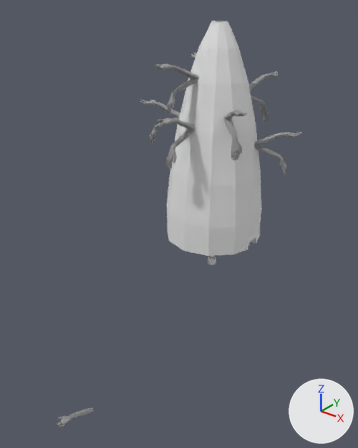
A saved change to the Blender file Assets/Models/Environement/Furnace 3.blend.
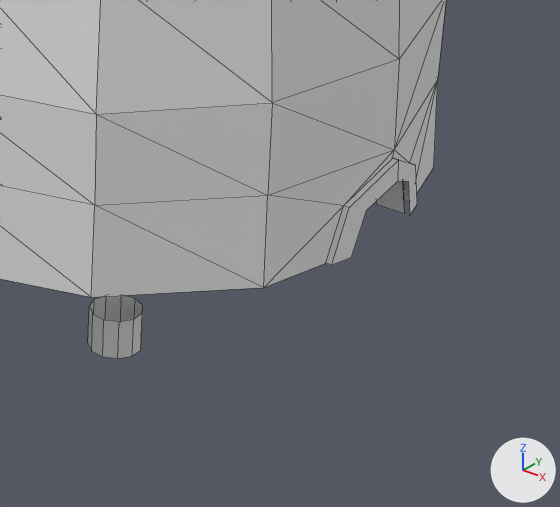
Old and new are each drawn whole from a camera (50 mm lens) standing at (40.7, -59.4, 36.4) and looking at (1.8, -10.8, 6.3) and again close up on the part from 54% to 78% of the width and 47% to 64% of the height. Arrows for +X, +Y and +Z are at lower right; the lights stay in place. The older version's two pictures come first. The close-ups show mesh edges as thin lines.

The older version as bpy lines, for what is in view:
```python
me_circle_001 = bpy.data.meshes.new('Circle.001')
me_circle_001.from_pydata(...)  # 160 vertices, 292 faces; spans x -1.0..1.0, y -1.0..1.0, z -0.01..4.25
me_circle_001.materials.append(mat_stone_small)  # its picture is missing
me_circle_006 = bpy.data.meshes.new('Circle.006')
me_circle_006.from_pydata(...)  # 69 vertices, 88 faces; spans x -0.96..0.82, y -0.94..0.9, z -0.13..1.48
me_circle_006.materials.append(mat_coal)  # picture img_coal_png
me_circle_012 = bpy.data.meshes.new('Circle.012')
me_circle_012.from_pydata(...)  # 22 vertices, 11 faces; spans x -0.68..0.652, y -0.673..0.673, z 0.0..1.062
me_circle_012.materials.append(mat_stone_small)  # its picture is missing
ob_circle_001 = bpy.data.objects.new('Circle.001', me_circle_001)
ob_circle_001.location = (0.16, 0.02, 0.01)
ob_circle_001.scale = (7.49, 7.49, 7.49)
ob_circle_006 = bpy.data.objects.new('Circle.006', me_circle_006)
ob_circle_006.location = (0.16, 0.02, 0.01)
ob_circle_006.scale = (7.49, 7.49, 7.49)
ob_ray = bpy.data.objects.new('Ray', me_circle_012)
ob_ray.location = (0.16, 0.02, -5.54)
# also in view: 'Circle.005' at (7.4, 0.0, 1.1)
```
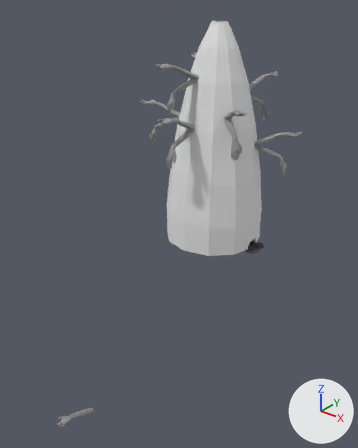
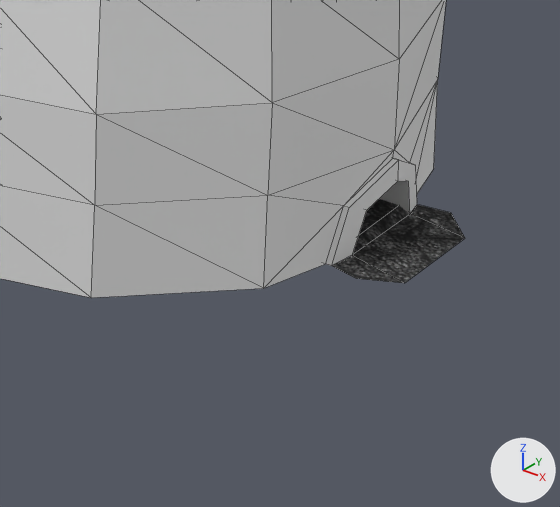
The change, as a list of edits to the scene's bpy script:
```text
Change me_circle_006:
    used by ob_circle_006; location = (0.16, 0.02, 0.01); scale = (7.49, 7.49, 7.49)
    remove me_circle_006.from_pydata(...)  # 69 vertices, 88 faces; spans x -0.96..0.82, y -0.94..0.9, z -0.13..1.48
    add me_circle_006.from_pydata(...)  # 79 vertices, 95 faces; spans x -0.96..1.18, y -0.94..0.9, z 0.0..1.48
    me_circle_006 part 1
    1 vertex is removed from x 0.81, y 0.48, z -0.12
    1 face is deleted
    2 vertices move from x 0.35..0.57, y 0.23..0.36, z -0.13 to x 0.35..0.57, y 0.23..0.36, z 0.0..0.03
    11 vertices are added at x 0.81..1.18, y -0.27..0.48, z 0.0..0.04
    8 new faces join them
Change ob_ray:
    ob_ray.location: (0.16, 0.02, -5.54) -> (0.16, 0.02, -2.7)
```

Where the change shows, as pixel boxes [x1, y1, x2, y2] in the close-ups (560 x 507 px):
'Circle.006', reshaped (mostly hidden before)
    before: [403, 182, 404, 198]
    after: [333, 199, 465, 283]
'Ray', moved (not visible afterwards)
    before: [88, 295, 143, 359]
